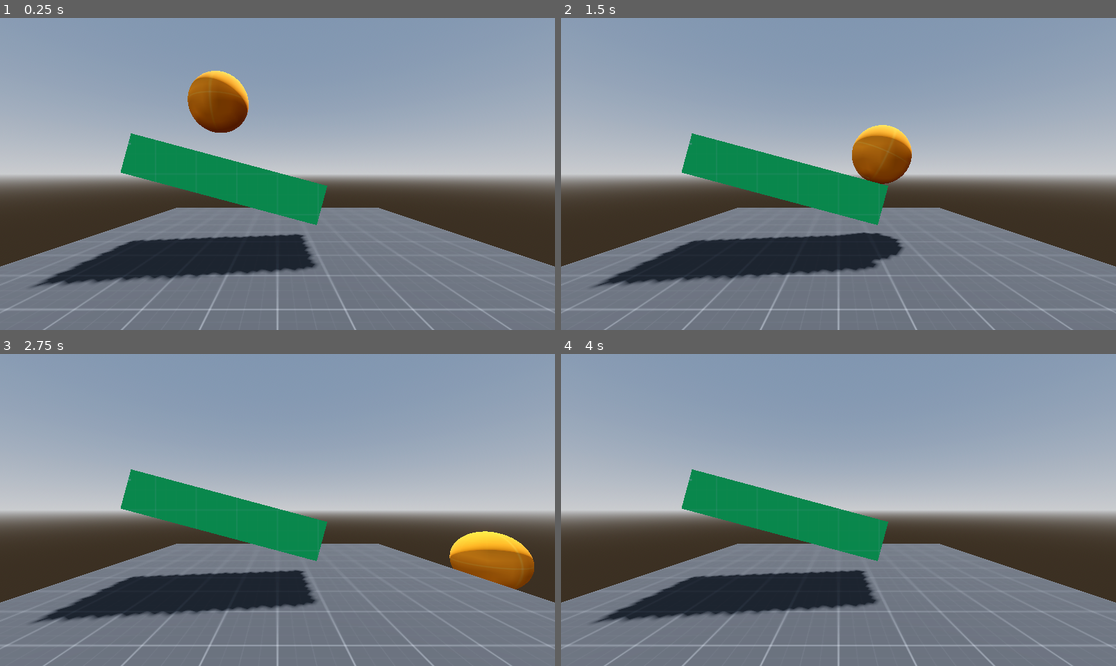
Above: before the commit, frames 1-4 (two rows, left to right).
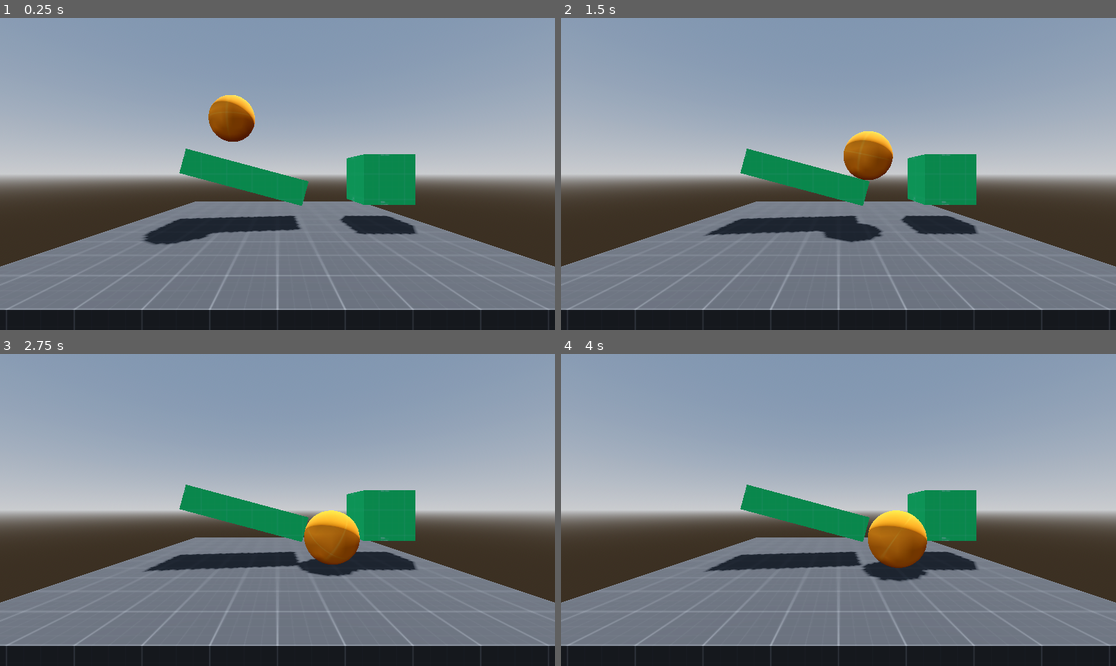
Above: after the commit, the same moments.

Repository: PauCape/godot-prototypes
Game: Godot game, scene res://scenes/main.tscn
The game is run twice, just before and just after one commit, with the same random seed, the same clock (stepped at 60 frames per second) and the same inputs. The project has no main scene, so this scene is started directly.
Inputs (mouse positions are in pixels of both pictures, inside the frame that each line leads up to):
- Up to frame 1 (0.25 s): no input
- Up to frame 2 (1.5 s): move the mouse to (960, 158) at 0.52 s; click (960, 158) at 0.67 s; move the mouse to (727, 189) at 1.27 s; click (727, 189) at 1.42 s
- Up to frame 3 (2.75 s): move the mouse to (333, 441) at 2.02 s; click (333, 441) at 2.17 s
- Up to frame 4 (4 s): move the mouse to (810, 572) at 2.77 s; click (810, 572) at 2.92 s; move the mouse to (1005, 556) at 3.52 s; click (1005, 556) at 3.67 s

The runs differ from the first frame. In frame 1, 21% of the frame differs, in the area x 0-100%, y 16-100%; in frame 2, 20%; in frame 3, 22%, in the area x 0-100%, y 36-100%; in frame 4, 20%.

Commit message:
grab object

Diff:
--- a/project.godot
+++ b/project.godot
@@ -14,6 +14,10 @@
 config/features=PackedStringArray("4.4", "Forward Plus")
 config/icon="res://icon.svg"
 
+[editor]
+
+naming/node_name_num_separator=2
+
 [layer_names]
 
 3d_physics/layer_1="detectable"
--- a/scenes/cube_dark.tscn
+++ b/scenes/cube_dark.tscn
@@ -9,4 +9,5 @@
 
 [node name="CSGBox3D" type="CSGBox3D"]
 use_collision = true
+collision_layer = 2
 material = SubResource("StandardMaterial3D_yts2b")
--- a/scenes/cube_green.tscn
+++ b/scenes/cube_green.tscn
@@ -9,4 +9,5 @@
 
 [node name="Ground" type="CSGBox3D"]
 use_collision = true
+collision_layer = 2
 material = SubResource("StandardMaterial3D_yts2b")
--- a/scenes/main.tscn
+++ b/scenes/main.tscn
@@ -1,9 +1,10 @@
-[gd_scene load_steps=8 format=3 uid="uid://c4tblxhrmcjev"]
+[gd_scene load_steps=9 format=3 uid="uid://c4tblxhrmcjev"]
 
 [ext_resource type="PackedScene" uid="uid://dgtm3rib5s6hu" path="res://scenes/cube_dark.tscn" id="1_o5qli"]
 [ext_resource type="PackedScene" uid="uid://7tweewuh4w7y" path="res://scenes/sphere_orange.tscn" id="2_0wfyh"]
 [ext_resource type="PackedScene" uid="uid://d0ssbjf2lxlv5" path="res://scenes/cube_green.tscn" id="3_jyhfs"]
 [ext_resource type="Script" uid="uid://cw86b1mu0ocs7" path="res://scripts/ray_cast_system.gd" id="3_sugp2"]
+[ext_resource type="Script" uid="uid://bn0w6gg4uts2w" path="res://scripts/grab_system.gd" id="5_tbgi4"]
 
 [sub_resource type="ProceduralSkyMaterial" id="ProceduralSkyMaterial_0wfyh"]
 sky_horizon_color = Color(0.662243, 0.671743, 0.686743, 1)
@@ -20,8 +21,11 @@
 
 [node name="Main" type="Node3D"]
 
+[node name="GrabSystem" type="Node" parent="."]
+script = ExtResource("5_tbgi4")
+
 [node name="Camera3D" type="Camera3D" parent="."]
-transform = Transform3D(1, 0, 0, 0, 1, 0, 0, 0, 1, 3, 1.5, 6)
+transform = Transform3D(1, 0, 0, 0, 1, 0, 0, 0, 1, 3, 1.5, 7.5)
 script = ExtResource("3_sugp2")
 
 [node name="WorldEnvironment" type="WorldEnvironment" parent="."]
@@ -35,9 +39,12 @@
 transform = Transform3D(0.965926, 0.258819, 0, -0.258819, 0.965926, 0, 0, 0, 1, 2.34026, 1.4356, 3)
 size = Vector3(2.5, 0.5, 1)
 
+[node name="GreenBox_2" parent="." instance=ExtResource("3_jyhfs")]
+transform = Transform3D(1, -4.47035e-08, 0, 4.47035e-08, 1, 0, 0, 0, 1, 5.20823, 1.38823, 3)
+
 [node name="Ground" parent="." instance=ExtResource("1_o5qli")]
 transform = Transform3D(1, 0, 0, 0, 1, 0, 0, 0, 1, 3, 0, 3)
 size = Vector3(6, 1, 6)
 
 [node name="Sphere" parent="." instance=ExtResource("2_0wfyh")]
-transform = Transform3D(1, 0, 0, 0, 1, 0, 0, 0, 1, 2, 3, 2.5)
+transform = Transform3D(1, 0, 0, 0, 1, 0, 0, 0, 1, 2, 3, 3)
--- a/scenes/sphere_orange.tscn
+++ b/scenes/sphere_orange.tscn
@@ -11,6 +11,7 @@
 [sub_resource type="SphereShape3D" id="SphereShape3D_6lu7q"]
 
 [node name="RigidBody3D" type="RigidBody3D"]
+collision_mask = 2
 
 [node name="MeshInstance3D" type="MeshInstance3D" parent="."]
 mesh = SubResource("SphereMesh_dox3d")
--- /dev/null
+++ b/scripts/grab_system.gd
@@ -0,0 +1 @@
+extends Node
--- a/scripts/ray_cast_system.gd
+++ b/scripts/ray_cast_system.gd
@@ -2,16 +2,28 @@
 
 const RAY_LENGTH = 1000
 
-@onready var camera_3d: Camera3D = $"."
+var buttonIsPressed = false
+
+@onready var sphere: RigidBody3D = $"../Sphere"
 
 func _physics_process(delta: float) -> void:
-	var space_state = get_world_3d().direct_space_state
-	var cam = camera_3d
-	var mousepos = get_viewport().get_mouse_position()
 
-	var origin = cam.project_ray_origin(mousepos)
-	var end = origin + cam.project_ray_normal(mousepos) * RAY_LENGTH
-	var query = PhysicsRayQueryParameters3D.create(origin, end, 2)
+	if buttonIsPressed:
+		var space_state = get_world_3d().direct_space_state
+		var cam = self
+		var mousepos = get_viewport().get_mouse_position()
+		var origin = cam.project_ray_origin(mousepos)
+		var end = origin + cam.project_ray_normal(mousepos) * RAY_LENGTH
+		var query = PhysicsRayQueryParameters3D.create(origin, end, 1)
+		var result = space_state.intersect_ray(query)
 
-	var result = space_state.intersect_ray(query)
-	print(result)
+
+
+func _input(event: InputEvent) -> void:
+	if event is InputEventMouseButton and event.is_pressed() and event.button_index == MOUSE_BUTTON_LEFT:
+		buttonIsPressed = true
+		if event is InputEventMouseMotion:
+
+			pass
+	elif event is InputEventMouseButton and event.is_released() and event.button_index == MOUSE_BUTTON_LEFT:
+		buttonIsPressed = false
Not shown, added: scripts/grab_system.gd.uid
